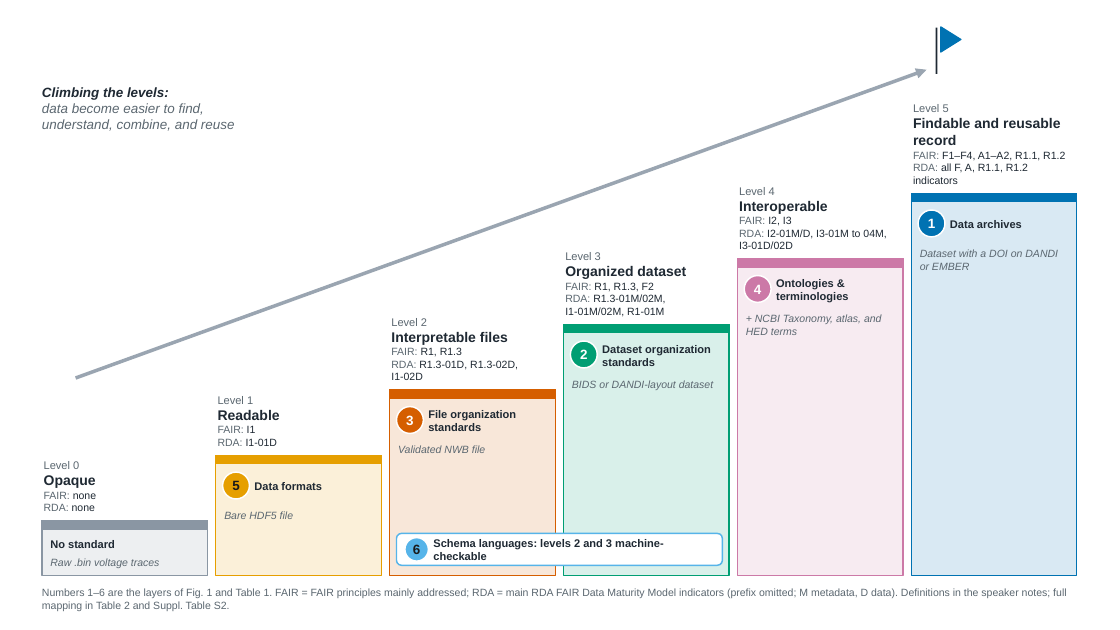
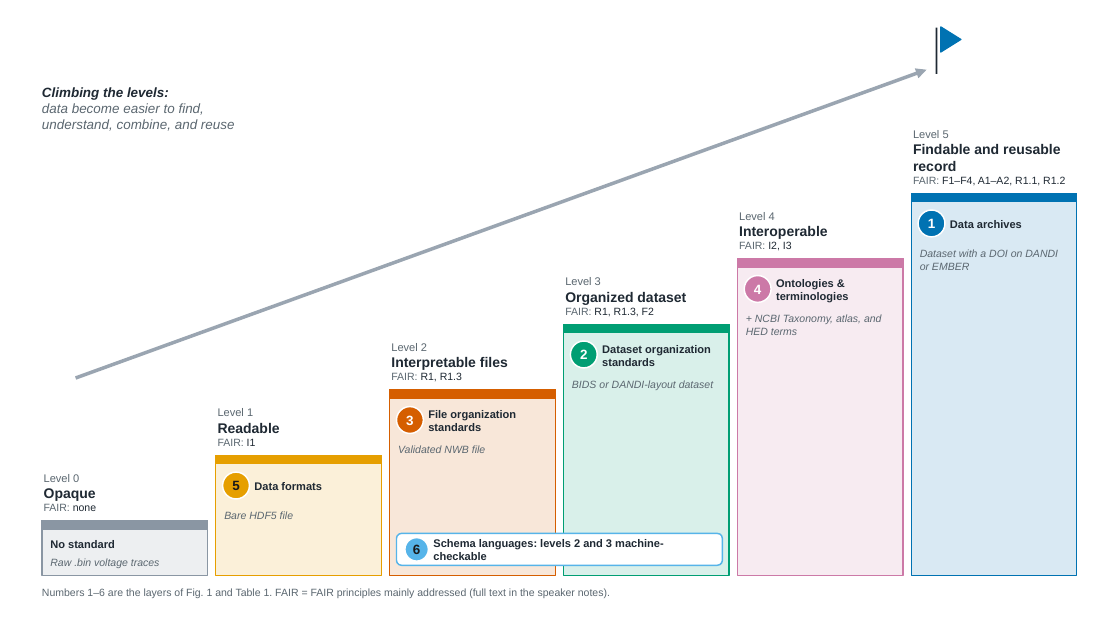
Before and after one commit to brain-bbqs/standards_paper, a slide deck: slide 1 of figures/fig2_fair_levels/fig2_fair_levels_design.pptx. Drawn at 1120x630 pixels with LibreOffice and Linux fonts; fonts in the diff are those of the drawing. Boxes give left, top, right and bottom in pixels: in the first picture for what was removed or moved away, otherwise in the second. Text is boxed around its words. In the diff, an @@ line names an element or a change of style, - is before the commit and + after.

```diff
--- a/figures/fig2_fair_levels/fig2_fair_levels_design.pptx
+++ b/figures/fig2_fair_levels/fig2_fair_levels_design.pptx
@@ text "Level 5": place and size @@
-text "Level 5" at (913, 104, 1065, 184)
+text "Level 5" at (913, 130, 1065, 186)
@@ text "Level 4": place and size @@
-text "Level 4" at (739, 187, 886, 249)
+text "Level 4" at (739, 212, 828, 251)
@@ text at (913, 163, 1028, 184): paragraph removed @@
-RDA: all F, A, R1.1, R1.2 indicators
@@ text at (739, 229, 886, 249): paragraphs removed @@
-RDA: I2-01M/D, I3-01M to 04M,
-I3-01D/02D
@@ text "Level 3": place and size @@
-text "Level 3" at (565, 252, 686, 317)
+text "Level 3" at (565, 277, 686, 316)
@@ text at (565, 294, 665, 317): paragraphs removed @@
-RDA: R1.3-01M/02M,
-I1-01M/02M, R1-01M
@@ text "Level 2": place and size @@
-text "Level 2" at (391, 318, 518, 380)
+text "Level 2" at (391, 343, 508, 381)
@@ text "Level 1": place and size @@
-text "Level 1" at (218, 396, 280, 446)
+text "Level 1" at (218, 408, 280, 446)
@@ text at (391, 360, 518, 380): paragraphs removed @@
-RDA: R1.3-01D, R1.3-02D,
-I1-02D
@@ text "Level 0": place and size @@
-text "Level 0" at (44, 461, 96, 511)
+text "Level 0" at (44, 474, 96, 511)
@@ text at (218, 438, 278, 446): paragraph removed @@
-RDA: I1-01D
@@ text at (44, 504, 95, 511): paragraph removed @@
-RDA: none
@@ text at (42, 588, 610, 598): text changed @@
-Numbers 1–6 are the layers of Fig. 1 and Table 1. FAIR = FAIR principles mainly addressed; RDA = main RDA FAIR Data Maturity Model indicators (prefix omitted; M metadata, D data). Definitions in the speaker notes; full mapping in Table 2 and Suppl. Table S2.
+Numbers 1–6 are the layers of Fig. 1 and Table 1. FAIR = FAIR principles mainly addressed (full text in the speaker notes).
```
Also in this commit, not shown: 1 other file.
